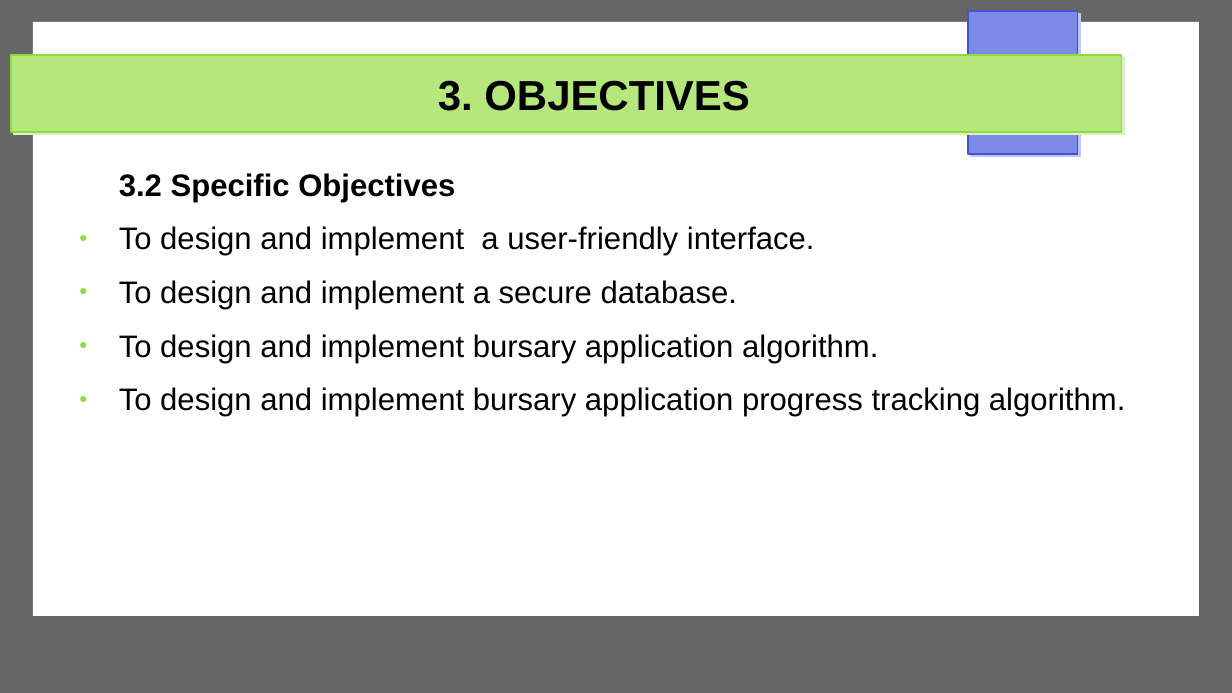
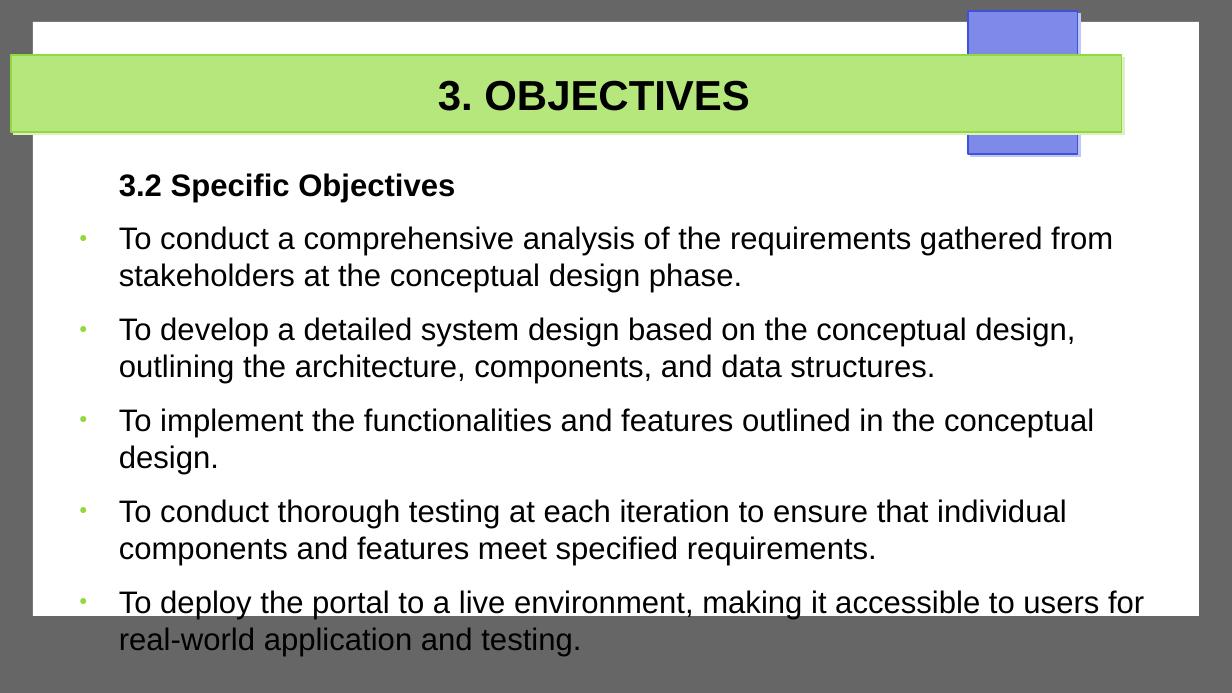
Before and after one commit to Michael-Otieno-Kasuku/Mashinani, a slide deck: slide 10 of docs/proposal/mashinani.odp. Drawn at 1232x693 pixels with LibreOffice and Linux fonts; fonts in the diff are those of the drawing. Boxes give left, top, right and bottom in pixels: in the first picture for what was removed or moved away, otherwise in the second. Text is boxed around its words. In the diff, an @@ line names an element or a change of style, - is before the commit and + after.

```diff
--- a/docs/proposal/mashinani.odp
+++ b/docs/proposal/mashinani.odp
@@ text at bbox=[119, 226, 1144, 619]: text changed @@
-● To design and implement a user-friendly interface.
-● To design and implement a secure database.
-● To design and implement bursary application algorithm.
-● To design and implement bursary application progress tracking algorithm.
+● To conduct a comprehensive analysis of the requirements gathered from stakeholders at the conceptual design phase.
+● To develop a detailed system design based on the conceptual design, outlining the architecture, components, and data structures.
+● To implement the functionalities and features outlined in the conceptual design.
+● To conduct thorough testing at each iteration to ensure that individual components and features meet specified requirements.
+● To deploy the portal to a live environment, making it accessible to users for real-world application and testing.
```
Also in this commit, not shown: 8 other slides changed, 4 slides added, 5 slides removed, 2 other files.
